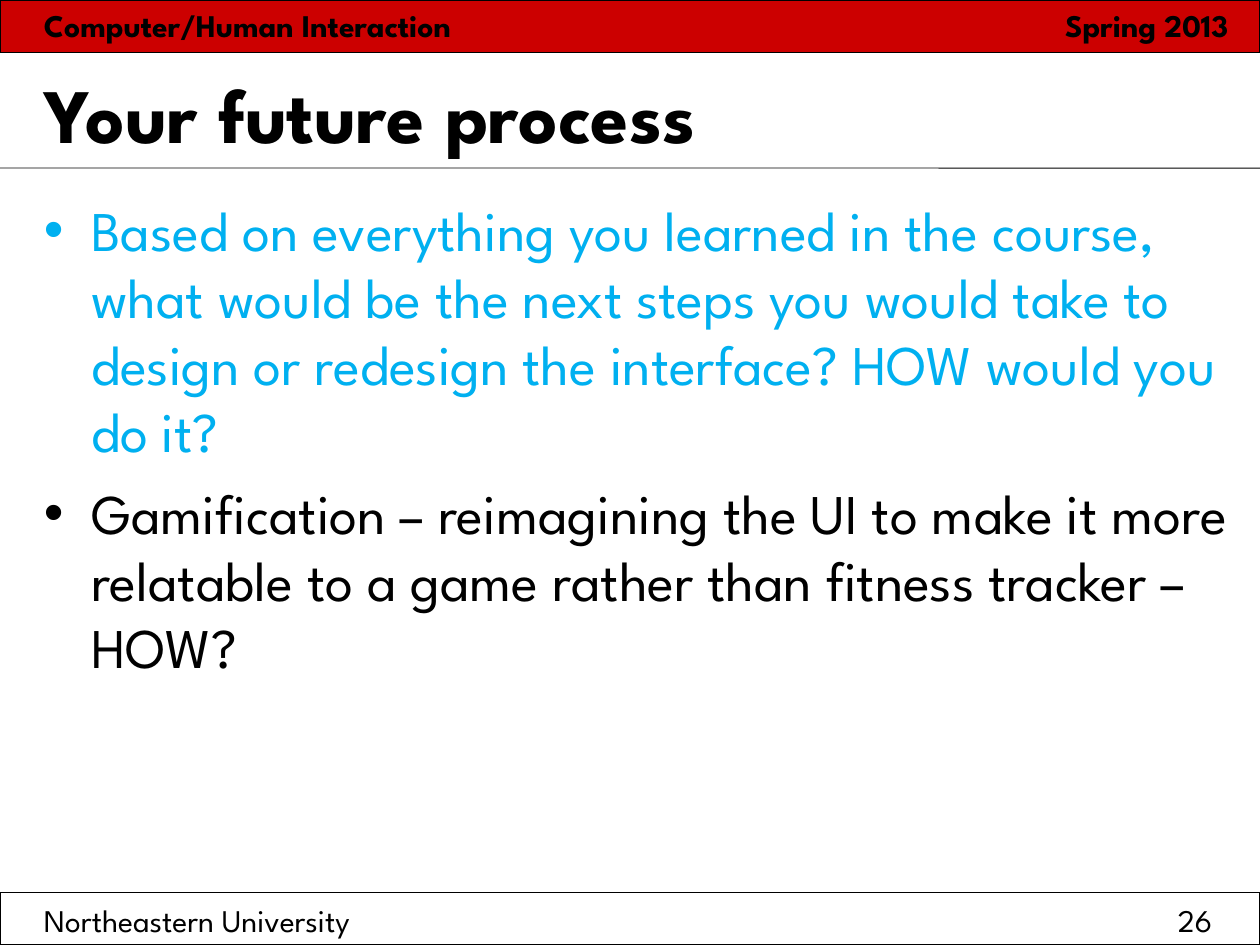
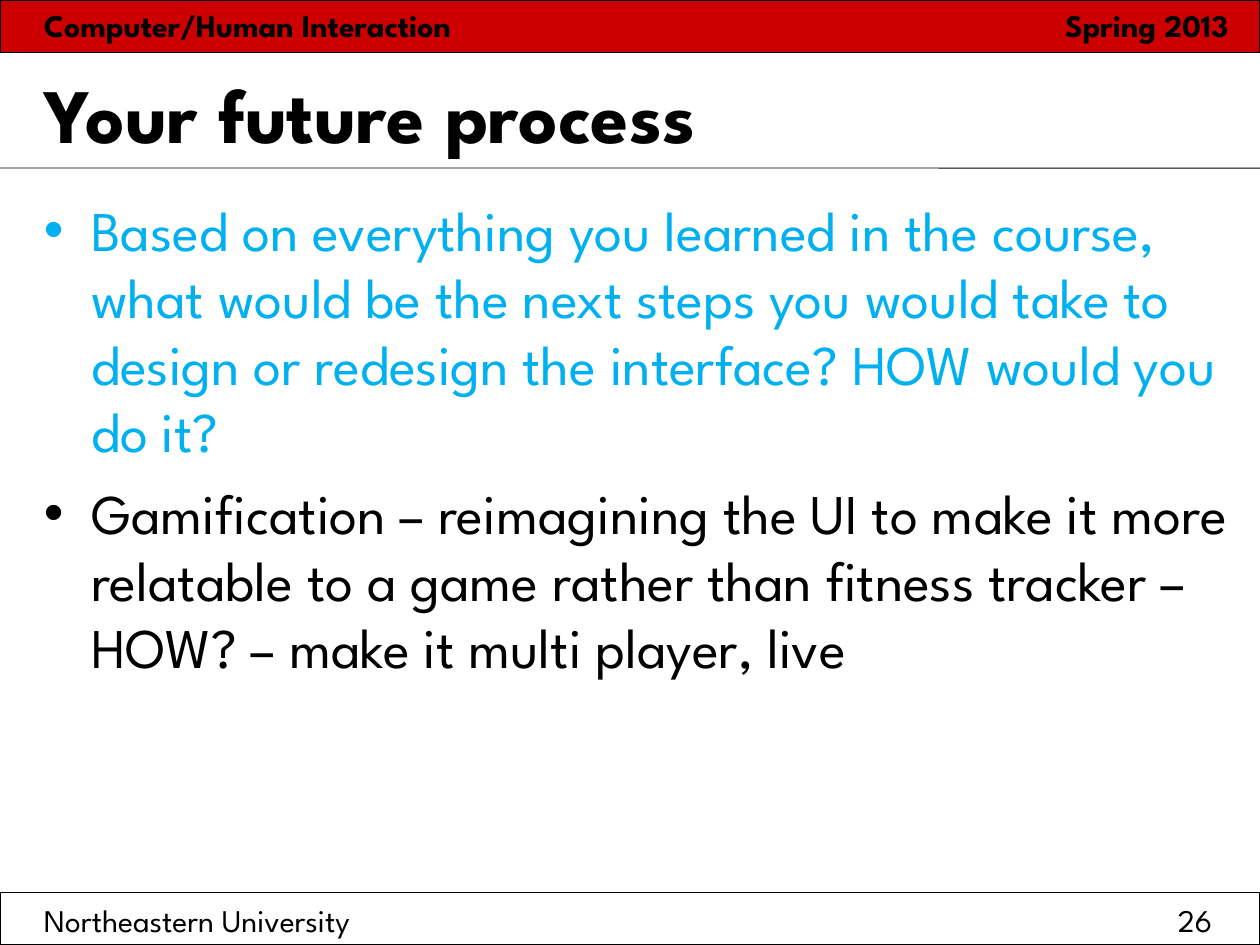
Before and after one commit to hci2014/sandbox, a slide deck: slide 26 of FinalPresentationTemplate.ppt. Drawn at 1260x945 pixels with LibreOffice and Linux fonts; fonts in the diff are those of the drawing. Boxes give left, top, right and bottom in pixels: in the first picture for what was removed or moved away, otherwise in the second. Text is boxed around its words. In the diff, an @@ line names an element or a change of style, - is before the commit and + after.

```diff
--- a/FinalPresentationTemplate.ppt
+++ b/FinalPresentationTemplate.ppt
@@ text at bbox=[91, 494, 1226, 680]: text changed @@
-• Gamification – reimagining the UI to make it more relatable to a game rather than fitness tracker – HOW?
+• Gamification – reimagining the UI to make it more relatable to a game rather than fitness tracker – HOW? – make it multi player, live
```
Also in this commit, not shown: 9 other slides changed, 1 other file.
